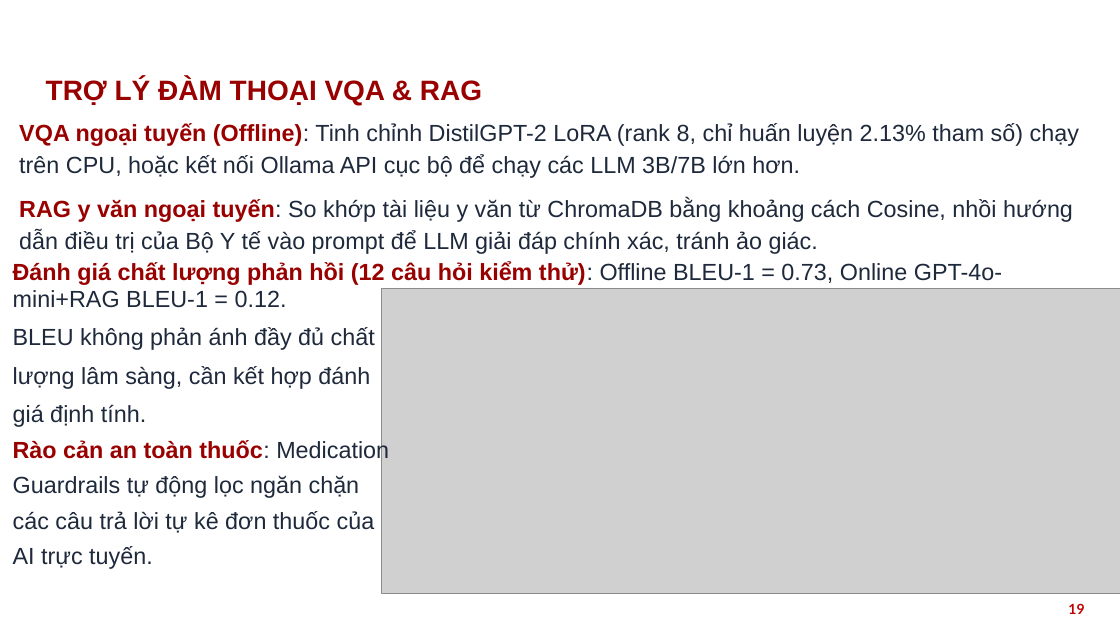
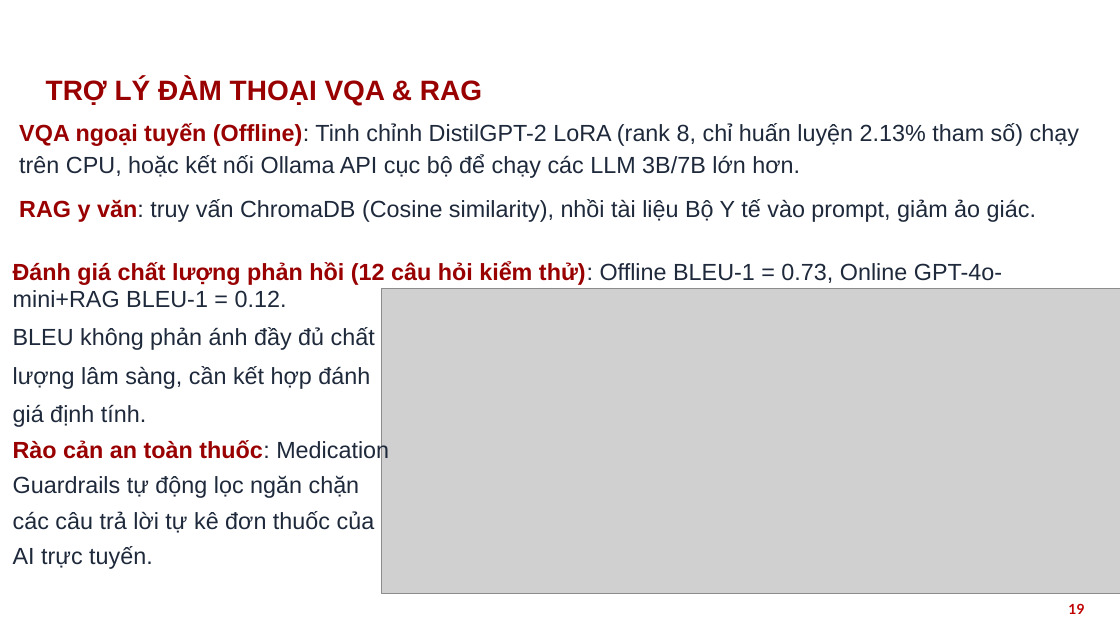
Before and after one commit to nthg0609/doanTN, a slide deck: slide 19 of HUST_PPT_template_2022_RED_16x9_567042.pptx. Drawn at 1120x630 pixels with LibreOffice and Linux fonts; fonts in the diff are those of the drawing; grey boxes stand for pictures; background and template pictures are left out. Boxes give left, top, right and bottom in pixels: in the first picture for what was removed or moved away, otherwise in the second. Text is boxed around its words. In the diff, an @@ line names an element or a change of style, - is before the commit and + after.

```diff
--- a/HUST_PPT_template_2022_RED_16x9_567042.pptx
+++ b/HUST_PPT_template_2022_RED_16x9_567042.pptx
@@ text at <box>19,199,1036,222</box>: text changed @@
-RAG y văn ngoại tuyến: So khớp tài liệu y văn từ ChromaDB bằng khoảng cách Cosine, nhồi hướng dẫn điều trị của Bộ Y tế vào prompt để LLM giải đáp chính xác, tránh ảo giác.
+RAG y văn: truy vấn ChromaDB (Cosine similarity), nhồi tài liệu Bộ Y tế vào prompt, giảm ảo giác.
```
Also in this commit, not shown: 11 other slides changed, 2 slides added, 5 other files.
